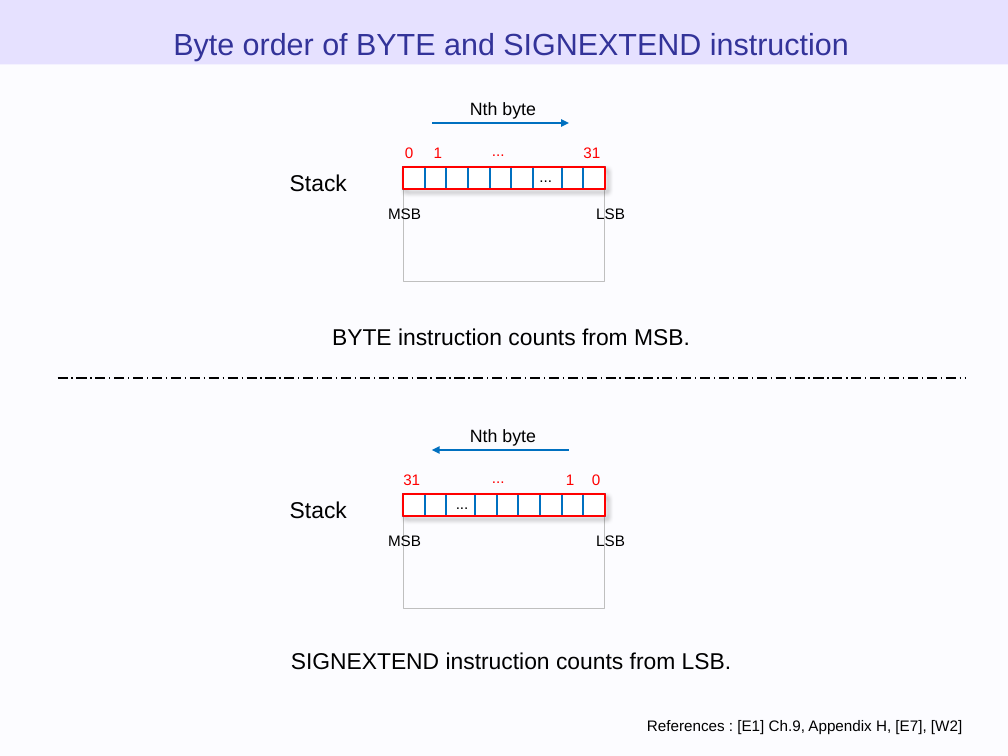
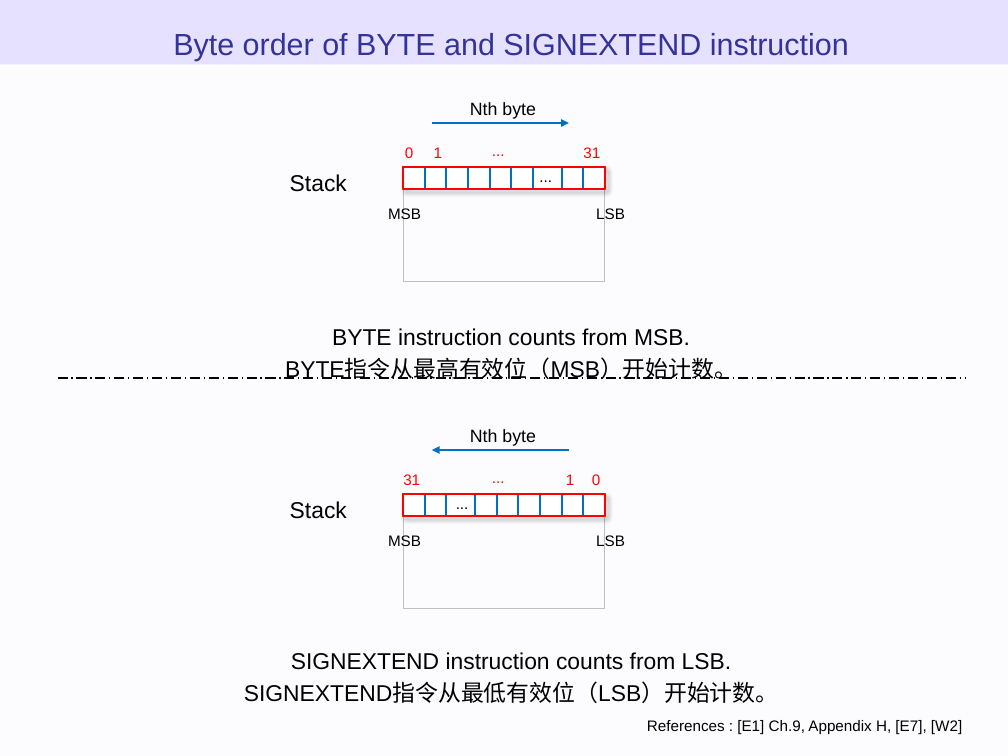
Before and after one commit to WTNO/Evm_Js_Learning, a slide deck: slide 71 of ethereum_evm_illustrated - 翻译.pptx. Drawn at 1008x756 pixels with LibreOffice and Linux fonts; fonts in the diff are those of the drawing. Boxes give left, top, right and bottom in pixels: in the first picture for what was removed or moved away, otherwise in the second. Text is boxed around its words. In the diff, an @@ line names an element or a change of style, - is before the commit and + after.

```diff
--- a/ethereum_evm_illustrated - 翻译.pptx
+++ b/ethereum_evm_illustrated - 翻译.pptx
@@ text at <box>285,359,737,379</box>: paragraph added @@
+BYTE指令从最高有效位（MSB）开始计数。
@@ text at <box>244,683,779,703</box>: paragraph added @@
+SIGNEXTEND指令从最低有效位（LSB）开始计数。
```
Also in this commit, not shown: 8 other slides changed.
